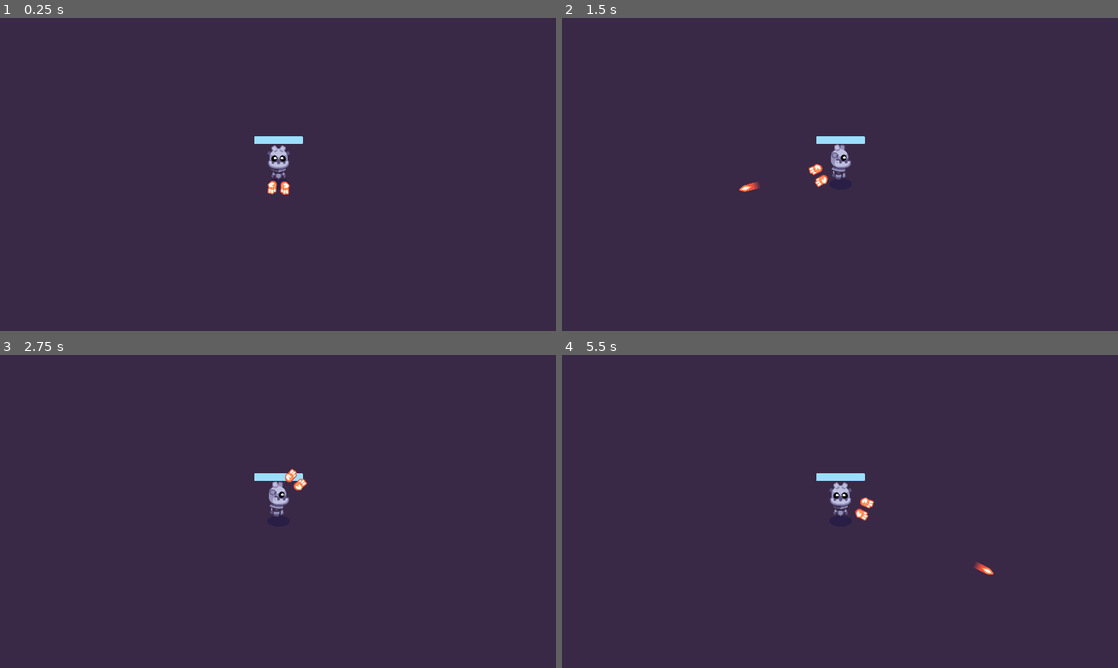
Above: before the commit, frames 1-4 (two rows, left to right).
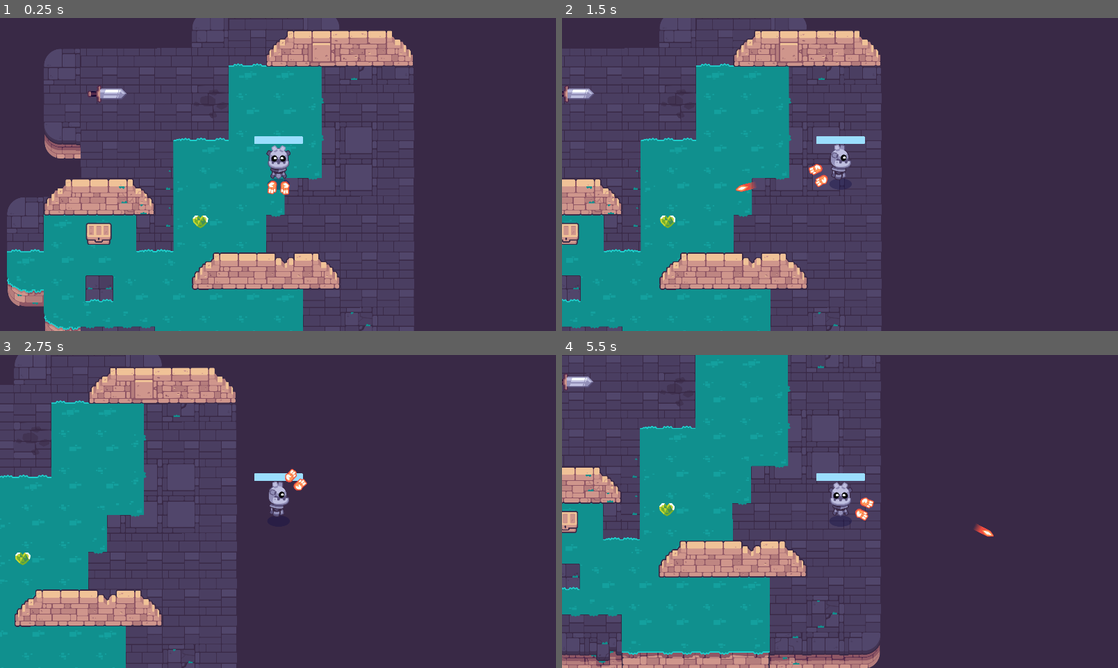
Above: after the commit, the same moments.

Repository: ellawchen/Path-of-Sorcerers-Game
Game: Godot game, scene res://scenes/background.tscn
The game is run twice, just before and just after one commit, with the same random seed, the same clock (stepped at 60 frames per second) and the same inputs. Before the commit the project starts from res://scenes/player.tscn.
Inputs (mouse positions are in pixels of both pictures, inside the frame that each line leads up to):
- Up to frame 1 (0.25 s): no input
- Up to frame 2 (1.5 s): tap Enter at 0.5 s; move the mouse to (962, 158) at 0.52 s; hold D (right) 0.53-1.25 s; hold E (interact) 0.53-1.25 s; click (962, 158) at 0.67 s; tap Space at 0.77 s; drag from (728, 190) to (812, 237) at 1.27 s
- Up to frame 3 (2.75 s): tap Space at 2 s; move the mouse to (333, 442) at 2.02 s; hold D (right) from 2.03 s (still down); tap Z at 2.1 s
- Up to frame 4 (5.5 s): release D (right) at 2.75 s; drag from (812, 574) to (673, 464) at 2.77 s; tap Enter at 3.5 s; move the mouse to (1006, 558) at 3.52 s; hold A (left) 3.53-4.25 s; click (1006, 558) at 3.6 s; tap Space at 3.77, 5 s; drag from (673, 464) to (756, 433) at 4.27 s; move the mouse to (867, 511) at 5.02 s; hold S (down) from 5.03 s (still down); hold E (interact) from 5.03 s (still down); click (867, 511) at 5.17 s

The runs differ from the first frame. In frame 1, 57% of the frame differs, in the area x 1-75%, y 0-100%; in frame 2, 48%; in frame 3, 37%; in frame 4, 51%.
Error after the commit: Parse Error: Could not find type "Item" in the current scope. (res://scripts/pickup.gd:4)

Commit message:
Not sure what these changes are

Diff:
--- a/M10.twin_stick_workbook/project.godot
+++ b/M10.twin_stick_workbook/project.godot
@@ -12,7 +12,7 @@
 
 config/name="M10. Path of Sorcerers: 2D Fundamentals (Workbook)"
 config/tags=PackedStringArray("workbook")
-run/main_scene="res://scenes/player.tscn"
+run/main_scene="res://scenes/background.tscn"
 config/features=PackedStringArray("4.3")
 config/icon="res://icon.png"
 
Not shown, added: .DS_Store
Not shown, added: M10.twin_stick_workbook/.DS_Store
Not shown, added: M10.twin_stick_workbook/addons/.DS_Store
Not shown, added: M10.twin_stick_workbook/common/.DS_Store
Not shown, added: M10.twin_stick_workbook/levels/.DS_Store
Not shown, added: M10.twin_stick_workbook/ui/.DS_Store
